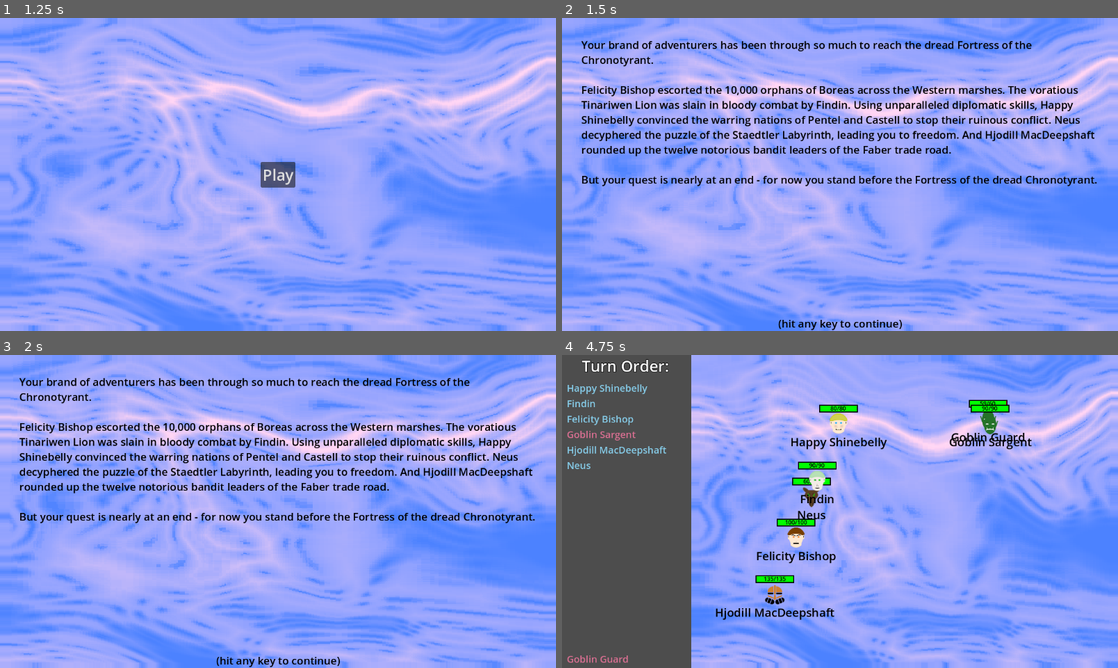
Above: before the commit, frames 1-4 (two rows, left to right).
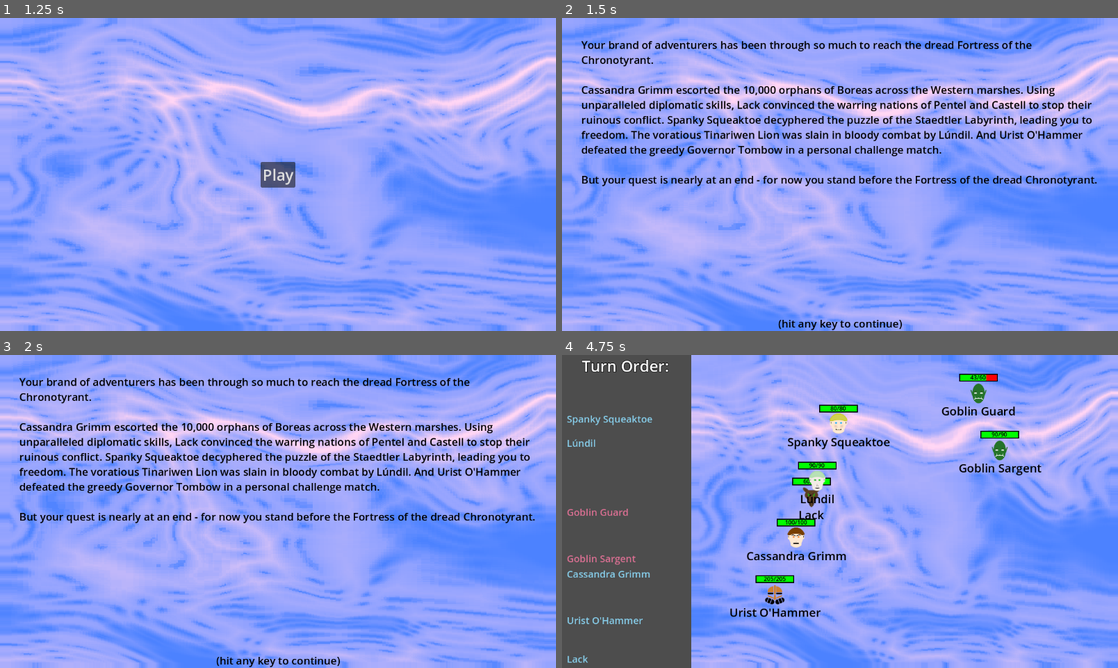
Above: after the commit, the same moments.

Repository: Habidakus/wild-jam-78-erase
Game: Godot game, scene res://Scenes/main.tscn
The game is run twice, just before and just after one commit, with the same random seed, the same clock (stepped at 60 frames per second) and the same inputs. The engine's default icon, where the game draws it, is replaced by a stand-in: a white triangle on a blue panel in a dark square.
Inputs (mouse positions are in pixels of both pictures, inside the frame that each line leads up to):
- Up to frame 1 (1.25 s): tap Enter at 0.5 s; move the mouse to (400, 158) at 0.52 s; click (400, 158) at 0.67 s
- Up to frame 2 (1.5 s): click "Play" at 1.25 s
- Up to frame 3 (2 s): no input
- Up to frame 4 (4.75 s): tap Enter at 2, 3.5 s; move the mouse to (728, 527) at 2.02 s; click (728, 527) at 2.17 s; move the mouse to (895, 442) at 2.77 s; click (895, 442) at 2.92 s; move the mouse to (812, 574) at 3.52 s; click (812, 574) at 3.67 s; click "Net" (after the commit: "Backstab") at 4.25 s

Frame 1 is identical in both runs. In frame 2, 6.8% of the frame differs, in the area x 3-96%, y 21-45%; in frame 3, 6.8%; in frame 4, 4.5%.

Commit message:
Show which skills each hero has before letting them get erased

Diff:
--- a/Scenes/main.tscn
+++ b/Scenes/main.tscn
@@ -197,6 +197,7 @@
 initial_state = NodePath("Splash")
 
 [node name="Splash" type="Control" parent="OverStateMachine" node_paths=PackedStringArray("next_state")]
+visible = false
 layout_mode = 3
 anchors_preset = 15
 anchor_right = 1.0
@@ -474,7 +475,6 @@
 script = ExtResource("9_8hvbj")
 
 [node name="BossBattle" type="Control" parent="OverStateMachine/Game/GameStateMachine"]
-visible = false
 layout_mode = 3
 anchors_preset = 15
 anchor_right = 1.0
@@ -519,6 +519,7 @@
 theme_override_constants/margin_bottom = 30
 
 [node name="Rant" type="Control" parent="OverStateMachine/Game/GameStateMachine/BossBattle/Panel/MarginContainer"]
+visible = false
 layout_mode = 2
 
 [node name="RichTextLabel" type="RichTextLabel" parent="OverStateMachine/Game/GameStateMachine/BossBattle/Panel/MarginContainer/Rant"]
@@ -558,15 +559,15 @@
 theme_override_colors/font_shadow_color = Color(0, 0, 0, 1)
 theme_override_colors/font_outline_color = Color(0, 0, 0, 1)
 theme_override_font_sizes/font_size = 24
-text = "Which of the brave heroes will sacrifice
+text = "Which one of your brave heroes will sacrifice
  their very existance to hold the portal open?"
 horizontal_alignment = 1
 
-[node name="HeroBox" type="VBoxContainer" parent="OverStateMachine/Game/GameStateMachine/BossBattle/Panel/MarginContainer/Choice/VBoxContainer"]
+[node name="HeroBox" type="GridContainer" parent="OverStateMachine/Game/GameStateMachine/BossBattle/Panel/MarginContainer/Choice/VBoxContainer"]
 layout_mode = 2
 size_flags_horizontal = 4
 size_flags_vertical = 3
-alignment = 1
+columns = 2
 
 [node name="Label" type="Label" parent="OverStateMachine/Game/GameStateMachine/BossBattle"]
 layout_mode = 0
--- a/Scripts/game.gd
+++ b/Scripts/game.gd
@@ -7,6 +7,10 @@
 var combat_state_machine_state : SMSCombat
 var path_state_machine_state : SMSPath
 var game_state : EGameState = null
+
+const calculation_depth : int = 7 # This is how many look aheads the min-max engine computes
+const path_depth : int = 3 # 6 This is how many encounters before the chronotyrant
+const path_width : int = 4
 
 # Called when the node enters the scene tree for the first time.
 func _ready() -> void:
@@ -64,6 +68,10 @@
 		if heroes[i].current_health < 1:
 			print("Resurrecting " + heroes[i].unit_name)
 			heroes[i].current_health = 1
+
+func perform_post_loop_heals() -> void:
+	for i in range(0, heroes.size()):
+		heroes[i].current_health = heroes[i].max_health
 
 func initialize_foes() -> void:
 	foes.clear()
@@ -375,7 +383,6 @@
 
 var round_count : int = 0
 func run_one_turn() -> void:
-	const depth : int = 7
 	if game_state == null:
 		ready_trip_sheet()
 		ready_battle_space()
@@ -391,7 +398,7 @@
 	round_count += 1
 
 	if game_state.who_just_went == UnitStats.Side.HUMAN:
-		var best_action = calc.get_best_action(game_state, depth) as EAction
+		var best_action = calc.get_best_action(game_state, calculation_depth) as EAction
 		#if best_action.attack != null:
 			#print(str(best_action))
 		#if best_action.attack != null && game_state.get_unit_by_id(best_action.actorID).attacks.has(UnitMod.s_angry_punch_attack):
@@ -406,7 +413,7 @@
 					#print("Wrote to " + fileAccess.get_path_absolute())
 					#pass
 		if best_action == null:
-			best_action = calc.get_best_action(game_state, depth) as EAction
+			best_action = calc.get_best_action(game_state, calculation_depth) as EAction
 		game_state = best_action.resulting_state
 		#print(str(best_action))
 		update_trip_sheet()
@@ -462,7 +469,6 @@
 
 var game_path : Array[PathEncounterStat]
 var current_path_encounter_stat : PathEncounterStat
-const path_depth : int = 5 # 6
 
 func get_current_difficulty() -> float:
 	return (5.0 - heroes.size()) + (float(current_path_encounter_stat.graph_pos.x) / path_depth)
@@ -472,7 +478,6 @@
 
 func initialize_path(_rnd: RandomNumberGenerator) -> void:
 	assert(game_path.is_empty())
-	const path_width : int = 4
 	var wiggle_range : Vector2 = Vector2(0.15 / float(path_depth + 2.0), 0.15 / float(path_width + 2.0))
 	for d : int in range(0, path_depth):
 		var current_width : int = path_width
--- a/Scripts/gamestate_bossbattle.gd
+++ b/Scripts/gamestate_bossbattle.gd
@@ -2,26 +2,32 @@
 
 var in_decision_state : bool = false
 var game : Game
+var hero_box : GridContainer
 
 func init(_game : Game) -> void:
 	game = _game
+	hero_box = find_child("HeroBox") as GridContainer
+	assert(hero_box)
 
 func enter_state() -> void:
 	super.enter_state()
 	in_decision_state = false
 	find_child("Rant").show()
 	find_child("Choice").hide()
-	var hero_box : VBoxContainer = find_child("HeroBox") as VBoxContainer
 	for child in hero_box.get_children():
 		hero_box.remove_child(child)
 		child.queue_free()
+
+func exit_state(next_state: StateMachineState) -> void:
+	# TODO: We should ramp up the speed of the background and then ramp down, before fading out
+	game.perform_post_loop_heals()
+	super.exit_state(next_state)
 
 func switch_to_decision() -> void:
 	in_decision_state = true
 	find_child("Rant").hide()
 	find_child("Choice").show()
 
-	var hero_box : VBoxContainer = find_child("HeroBox") as VBoxContainer
 	for hero : UnitStats in game.heroes:
 		var button : Button = Button.new()
 		button.text = hero.unit_name
@@ -29,6 +35,12 @@
 		button.tooltip_text = hero.create_tooltip()
 		hero_box.add_child(button)
 		button.pressed.connect(Callable(game, "destroy_hero").bind(hero))
+		var label : Label = Label.new()
+		label.text = hero.describe_learned_skills()
+		label.add_theme_color_override("font_color", Color.BLACK)
+		label.horizontal_alignment = HORIZONTAL_ALIGNMENT_LEFT
+		label.vertical_alignment = VERTICAL_ALIGNMENT_CENTER
+		hero_box.add_child(label)
 
 func _input(event : InputEvent) -> void:
 	_handle_event(event)
--- a/Scripts/skill_stats.gd
+++ b/Scripts/skill_stats.gd
@@ -2,7 +2,7 @@
 
 enum SkillScope { SELF, FOE_UNDEAD, ALL_HEROES, ALL_DEAD_HEROES }
 enum SkillClass { NONE, ROGUE, FIGHTER, HOLY, MAGIC }
-enum SkillPhase { NONE, POST_COMBAT, PRE_COMBAT }
+enum SkillPhase { NONE, POST_COMBAT, PRE_COMBAT, RESURRECTION }
 
 var skill_name : String = "???"
 var max_level : int = 1
@@ -14,6 +14,9 @@
 var adjust_health : float = 0
 var shield : float = 0
 var desc : String = "???"
+
+func describe_skill() -> String:
+	return skill_name + " (" + str(current_level) + ")"
 
 func apply(_phase : SkillPhase, hero : UnitStats, heroes : Array[UnitStats], foes : Array[UnitStats]) -> void:
 	if phase != _phase:
@@ -37,7 +40,8 @@
 	if adjust_health != 0:
 		print()
 		var new_health : float = min(unit.current_health + unit.max_health * adjust_health * current_level, unit.max_health)
-		print("Healing " + unit.unit_name + " for " + str(new_health - unit.current_health) + " hp")
+		if new_health != unit.current_health:
+			print("Healing " + unit.unit_name + " for " + str(new_health - unit.current_health) + " hp")
 		unit.current_health = new_health
 	if adjust_initiative != 0:
 		unit.next_attack += adjust_initiative * current_level
@@ -74,7 +78,7 @@
 	return create("Walk It Off", 3, SkillPhase.PRE_COMBAT, SkillClass.FIGHTER, SkillScope.SELF).mod_health(0.25).set_description("This hero is a veteran of patching themselves up, and heals quickly between combats.")
 
 static func create_skill_healing_prayer() -> SkillStats:
-	return create("Healing Prayer", 6, SkillPhase.POST_COMBAT, SkillClass.HOLY, SkillScope.ALL_DEAD_HEROES).mod_health(0.125).set_description("This holy hero helps restore the health of anyone who was defeated in a previous combat.")
+	return create("Resurrection", 6, SkillPhase.RESURRECTION, SkillClass.HOLY, SkillScope.ALL_DEAD_HEROES).mod_health(0.125).set_description("This holy hero helps restore the health of anyone who was defeated in a previous combat.")
 static func create_skill_turn_undead() -> SkillStats:
 	return create("Turn Undead", 6, SkillPhase.PRE_COMBAT, SkillClass.HOLY, SkillScope.FOE_UNDEAD).mod_health(-0.125).set_description("This holy hero inflicts special damage on all undead before combat is joined.")
 
--- a/Scripts/unit_stats.gd
+++ b/Scripts/unit_stats.gd
@@ -308,6 +308,16 @@
 	else:
 		return "dead"
 
+func describe_learned_skills() -> String:
+	var ret_val : String = ""
+	if skills.is_empty():
+		return ret_val
+	for skill : SkillStats in skills:
+		if ret_val.is_empty():
+			ret_val += "\n"
+		ret_val += skill.describe_skill()
+	return ret_val
+
 func is_alive() -> bool:
 	return current_health > 0
 
Not shown, changed: todo.txt
